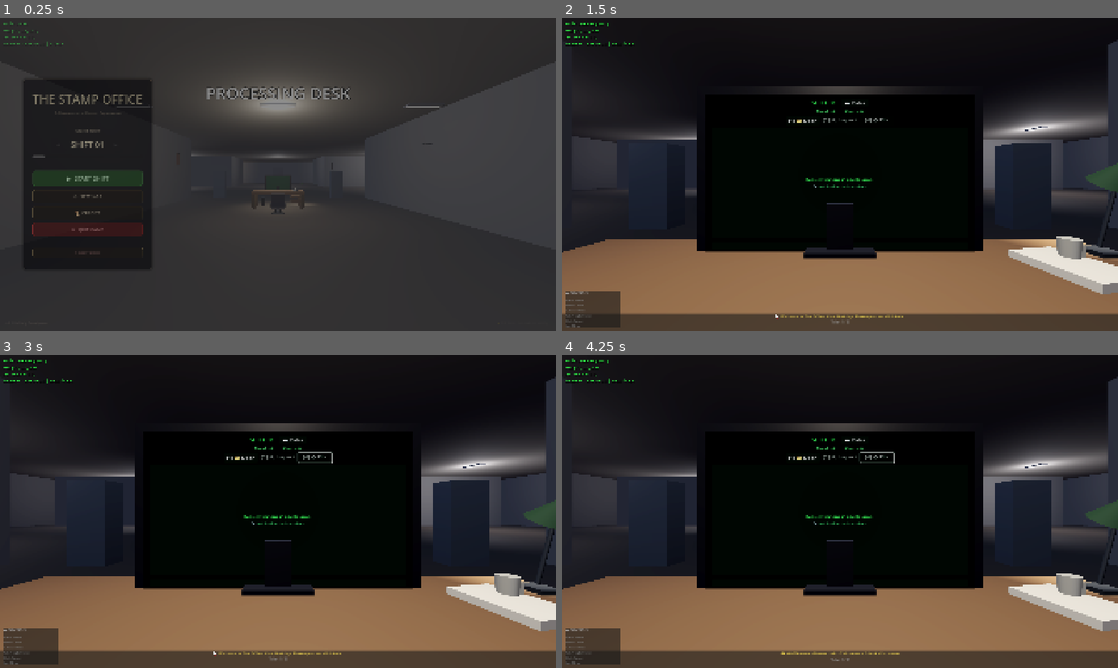
Above: before the commit, frames 1-4 (two rows, left to right).
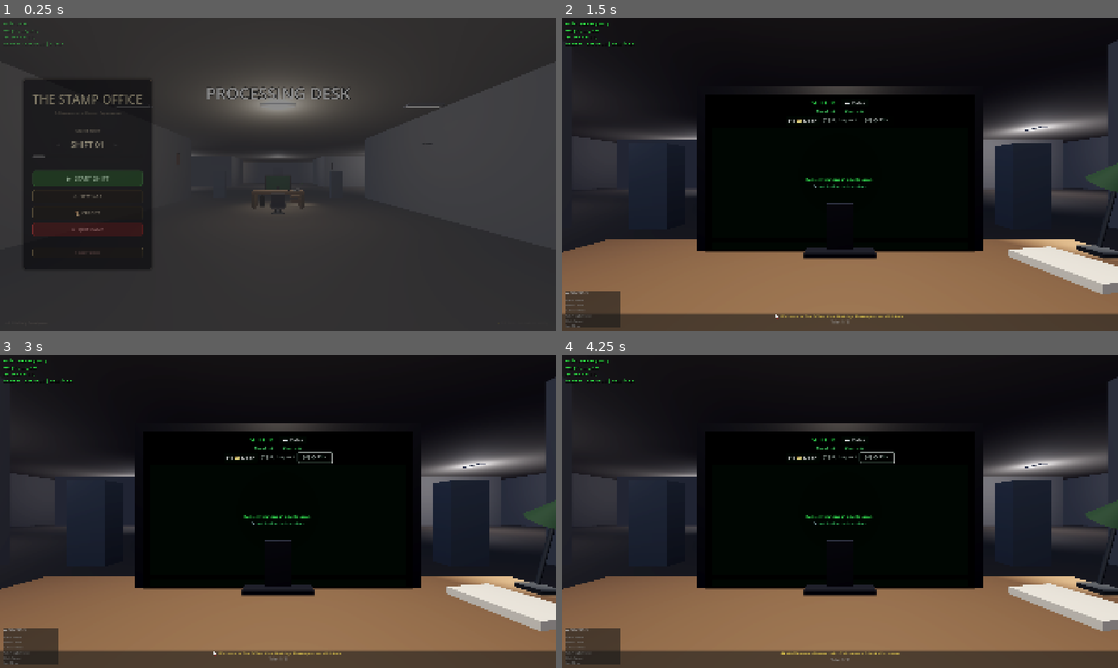
Above: after the commit, the same moments.

Repository: ThanhNguyxn/the-stamp-office
Game: Godot game, scene res://scenes/Main.tscn
The game is run twice, just before and just after one commit, with the same random seed, the same clock (stepped at 60 frames per second) and the same inputs.
Inputs (mouse positions are in pixels of both pictures, inside the frame that each line leads up to):
- Up to frame 1 (0.25 s): no input
- Up to frame 2 (1.5 s): click "▶ START SHIFT" at 0.5 s; tap Enter at 1.25 s; move the mouse to (867, 174) at 1.27 s; hold W (move_forward) from 1.28 s (still down); tap E (interact_desk) at 1.35 s
- Up to frame 3 (3 s): tap Space (move_jump) at 1.52, 2, 2.27 s; move the mouse to (166, 527) at 2.02 s; release W (move_forward) at 2.03 s; hold S (move_back) 2.03-2.78 s; tap Shift (move_sprint) at 2.1 s; click (166, 527) at 2.17 s; tap Enter at 2.75 s; move the mouse to (333, 442) at 2.77 s; hold D (move_right) from 2.78 s (still down); tap Tab (toggle_cursor) at 2.85 s; click (333, 442) at 2.92 s
- Up to frame 4 (4.25 s): tap Space (move_jump) at 3.5, 3.77 s; move the mouse to (812, 574) at 3.52 s; release D (move_right) at 3.53 s; hold W (move_forward) from 3.53 s (still down); tap Enter at 3.6 s; click (812, 574) at 3.67 s

The runs differ from the first frame. In frame 1, less than 0.1% of the frame differs, in the area x 46-54%, y 54-60%; in frame 2, 0.3%, in the area x 88-95%, y 69-78%; in frame 3, 0.3%; in frame 4, 0.3%.

Commit message:
Enhanced desk props: detailed keyboard, mouse, PC case, and mug
- Keyboard: larger (0.48x0.18), added separate keycaps layer and spacebar
- Mouse: bigger (0.07x0.12), added button area and scroll wheel
- Mousepad: larger (0.32x0.28)
- PC Case: bigger (0.22x0.5x0.45), added front panel, power LED, top vent
- Mug: larger with rim detail, moved to front right of desk

Diff:
--- a/game/scenes/Office3D.tscn
+++ b/game/scenes/Office3D.tscn
@@ -381,31 +381,81 @@
 size = Vector3(0.3, 0.02, 0.2)
 
 [sub_resource type="BoxMesh" id="BoxMesh_keyboard"]
-size = Vector3(0.44, 0.025, 0.15)
+size = Vector3(0.48, 0.02, 0.18)
+
+[sub_resource type="BoxMesh" id="BoxMesh_keyboard_keys"]
+size = Vector3(0.44, 0.015, 0.14)
+
+[sub_resource type="BoxMesh" id="BoxMesh_spacebar"]
+size = Vector3(0.2, 0.012, 0.025)
+
+[sub_resource type="StandardMaterial3D" id="Material_keycaps"]
+albedo_color = Color(0.12, 0.12, 0.14, 1)
+metallic = 0.0
+roughness = 0.6
 
 [sub_resource type="BoxMesh" id="BoxMesh_mouse"]
-size = Vector3(0.06, 0.025, 0.1)
+size = Vector3(0.07, 0.035, 0.12)
+
+[sub_resource type="BoxMesh" id="BoxMesh_mouse_buttons"]
+size = Vector3(0.06, 0.01, 0.05)
+
+[sub_resource type="CylinderMesh" id="CylinderMesh_mouse_wheel"]
+top_radius = 0.006
+bottom_radius = 0.006
+height = 0.025
 
 [sub_resource type="BoxMesh" id="BoxMesh_mousepad"]
-size = Vector3(0.25, 0.005, 0.2)
+size = Vector3(0.32, 0.006, 0.28)
 
 [sub_resource type="BoxMesh" id="BoxMesh_pc_case"]
-size = Vector3(0.2, 0.45, 0.4)
+size = Vector3(0.22, 0.5, 0.45)
+
+[sub_resource type="BoxMesh" id="BoxMesh_pc_front_panel"]
+size = Vector3(0.18, 0.08, 0.01)
+
+[sub_resource type="CylinderMesh" id="CylinderMesh_pc_power_btn"]
+top_radius = 0.012
+bottom_radius = 0.012
+height = 0.005
+
+[sub_resource type="BoxMesh" id="BoxMesh_pc_vent"]
+size = Vector3(0.16, 0.12, 0.005)
 
 [sub_resource type="StandardMaterial3D" id="Material_pc_case"]
+albedo_color = Color(0.08, 0.08, 0.1, 1)
+metallic = 0.4
+roughness = 0.4
+
+[sub_resource type="StandardMaterial3D" id="Material_pc_accent"]
+albedo_color = Color(0.1, 0.1, 0.12, 1)
+metallic = 0.2
+roughness = 0.5
+
+[sub_resource type="StandardMaterial3D" id="Material_power_led"]
+albedo_color = Color(0.1, 0.8, 0.2, 1)
+emission_enabled = true
+emission = Color(0.2, 1.0, 0.3, 1)
+emission_energy_multiplier = 2.0
+
+[sub_resource type="StandardMaterial3D" id="Material_mousepad"]
 albedo_color = Color(0.12, 0.12, 0.15, 1)
-metallic = 0.3
-roughness = 0.5
-
-[sub_resource type="StandardMaterial3D" id="Material_mousepad"]
-albedo_color = Color(0.15, 0.15, 0.18, 1)
 metallic = 0.0
-roughness = 0.9
+roughness = 0.85
 
 [sub_resource type="CylinderMesh" id="CylinderMesh_mug"]
-top_radius = 0.035
-bottom_radius = 0.03
-height = 0.1
+top_radius = 0.04
+bottom_radius = 0.035
+height = 0.12
+
+[sub_resource type="CylinderMesh" id="CylinderMesh_mug_rim"]
+top_radius = 0.042
+bottom_radius = 0.042
+height = 0.008
+
+[sub_resource type="TorusMesh" id="TorusMesh_mug_handle"]
+inner_radius = 0.015
+outer_radius = 0.025
 
 [sub_resource type="BoxMesh" id="BoxMesh_mug_handle"]
 size = Vector3(0.015, 0.05, 0.03)
@@ -1016,36 +1066,83 @@
 mesh = SubResource("BoxMesh_monitor_base")
 surface_material_override/0 = SubResource("Material_monitor")
 
-[node name="Keyboard" type="MeshInstance3D" parent="Desk/DeskProps"]
-transform = Transform3D(1, 0, 0, 0, 1, 0, 0, 0, 1, 0, 0.815, 0.25)
+[node name="Keyboard" type="Node3D" parent="Desk/DeskProps"]
+transform = Transform3D(1, 0, 0, 0, 1, 0, 0, 0, 1, -0.05, 0.81, 0.3)
+
+[node name="Base" type="MeshInstance3D" parent="Desk/DeskProps/Keyboard"]
 mesh = SubResource("BoxMesh_keyboard")
 surface_material_override/0 = SubResource("Material_keyboard")
 
+[node name="Keys" type="MeshInstance3D" parent="Desk/DeskProps/Keyboard"]
+transform = Transform3D(1, 0, 0, 0, 1, 0, 0, 0, 1, 0, 0.017, -0.01)
+mesh = SubResource("BoxMesh_keyboard_keys")
+surface_material_override/0 = SubResource("Material_keycaps")
+
+[node name="Spacebar" type="MeshInstance3D" parent="Desk/DeskProps/Keyboard"]
+transform = Transform3D(1, 0, 0, 0, 1, 0, 0, 0, 1, 0, 0.02, 0.06)
+mesh = SubResource("BoxMesh_spacebar")
+surface_material_override/0 = SubResource("Material_keycaps")
+
 [node name="Mousepad" type="MeshInstance3D" parent="Desk/DeskProps"]
-transform = Transform3D(1, 0, 0, 0, 1, 0, 0, 0, 1, 0.45, 0.805, 0.25)
+transform = Transform3D(1, 0, 0, 0, 1, 0, 0, 0, 1, 0.5, 0.805, 0.28)
 mesh = SubResource("BoxMesh_mousepad")
 surface_material_override/0 = SubResource("Material_mousepad")
 
-[node name="Mouse" type="MeshInstance3D" parent="Desk/DeskProps"]
-transform = Transform3D(1, 0, 0, 0, 1, 0, 0, 0, 1, 0.45, 0.82, 0.25)
+[node name="Mouse" type="Node3D" parent="Desk/DeskProps"]
+transform = Transform3D(1, 0, 0, 0, 1, 0, 0, 0, 1, 0.5, 0.81, 0.28)
+
+[node name="Body" type="MeshInstance3D" parent="Desk/DeskProps/Mouse"]
+transform = Transform3D(1, 0, 0, 0, 1, 0, 0, 0, 1, 0, 0.018, 0)
 mesh = SubResource("BoxMesh_mouse")
 surface_material_override/0 = SubResource("Material_keyboard")
 
-[node name="PCCase" type="MeshInstance3D" parent="Desk/DeskProps"]
-transform = Transform3D(1, 0, 0, 0, 1, 0, 0, 0, 1, -0.75, 0.225, -0.3)
+[node name="Buttons" type="MeshInstance3D" parent="Desk/DeskProps/Mouse"]
+transform = Transform3D(1, 0, 0, 0, 1, 0, 0, 0, 1, 0, 0.038, -0.025)
+mesh = SubResource("BoxMesh_mouse_buttons")
+surface_material_override/0 = SubResource("Material_keycaps")
+
+[node name="ScrollWheel" type="MeshInstance3D" parent="Desk/DeskProps/Mouse"]
+transform = Transform3D(0, 0, 1, 0, 1, 0, -1, 0, 0, 0, 0.042, -0.02)
+mesh = SubResource("CylinderMesh_mouse_wheel")
+surface_material_override/0 = SubResource("Material_mousepad")
+
+[node name="PCCase" type="Node3D" parent="Desk/DeskProps"]
+transform = Transform3D(1, 0, 0, 0, 1, 0, 0, 0, 1, -0.8, 0.25, -0.25)
+
+[node name="Body" type="MeshInstance3D" parent="Desk/DeskProps/PCCase"]
 mesh = SubResource("BoxMesh_pc_case")
 surface_material_override/0 = SubResource("Material_pc_case")
 
+[node name="FrontPanel" type="MeshInstance3D" parent="Desk/DeskProps/PCCase"]
+transform = Transform3D(1, 0, 0, 0, 1, 0, 0, 0, 1, 0, 0.18, 0.225)
+mesh = SubResource("BoxMesh_pc_front_panel")
+surface_material_override/0 = SubResource("Material_pc_accent")
+
+[node name="PowerButton" type="MeshInstance3D" parent="Desk/DeskProps/PCCase"]
+transform = Transform3D(1, 0, 0, 0, 0, -1, 0, 1, 0, 0, 0.2, 0.228)
+mesh = SubResource("CylinderMesh_pc_power_btn")
+surface_material_override/0 = SubResource("Material_power_led")
+
+[node name="TopVent" type="MeshInstance3D" parent="Desk/DeskProps/PCCase"]
+transform = Transform3D(1, 0, 0, 0, 1, 0, 0, 0, 1, 0, 0.253, 0)
+mesh = SubResource("BoxMesh_pc_vent")
+surface_material_override/0 = SubResource("Material_pc_accent")
+
 [node name="Mug" type="Node3D" parent="Desk/DeskProps"]
-transform = Transform3D(1, 0, 0, 0, 1, 0, 0, 0, 1, 0.9, 0.8, -0.3)
+transform = Transform3D(1, 0, 0, 0, 1, 0, 0, 0, 1, 0.95, 0.8, 0.35)
 
 [node name="Cup" type="MeshInstance3D" parent="Desk/DeskProps/Mug"]
-transform = Transform3D(1, 0, 0, 0, 1, 0, 0, 0, 1, 0, 0.05, 0)
+transform = Transform3D(1, 0, 0, 0, 1, 0, 0, 0, 1, 0, 0.06, 0)
 mesh = SubResource("CylinderMesh_mug")
 surface_material_override/0 = SubResource("Material_mug")
 
+[node name="Rim" type="MeshInstance3D" parent="Desk/DeskProps/Mug"]
+transform = Transform3D(1, 0, 0, 0, 1, 0, 0, 0, 1, 0, 0.116, 0)
+mesh = SubResource("CylinderMesh_mug_rim")
+surface_material_override/0 = SubResource("Material_mug")
+
 [node name="Handle" type="MeshInstance3D" parent="Desk/DeskProps/Mug"]
-transform = Transform3D(1, 0, 0, 0, 1, 0, 0, 0, 1, 0.04, 0.05, 0)
+transform = Transform3D(1, 0, 0, 0, 1, 0, 0, 0, 1, 0.05, 0.06, 0)
 mesh = SubResource("BoxMesh_mug_handle")
 surface_material_override/0 = SubResource("Material_mug")
 
